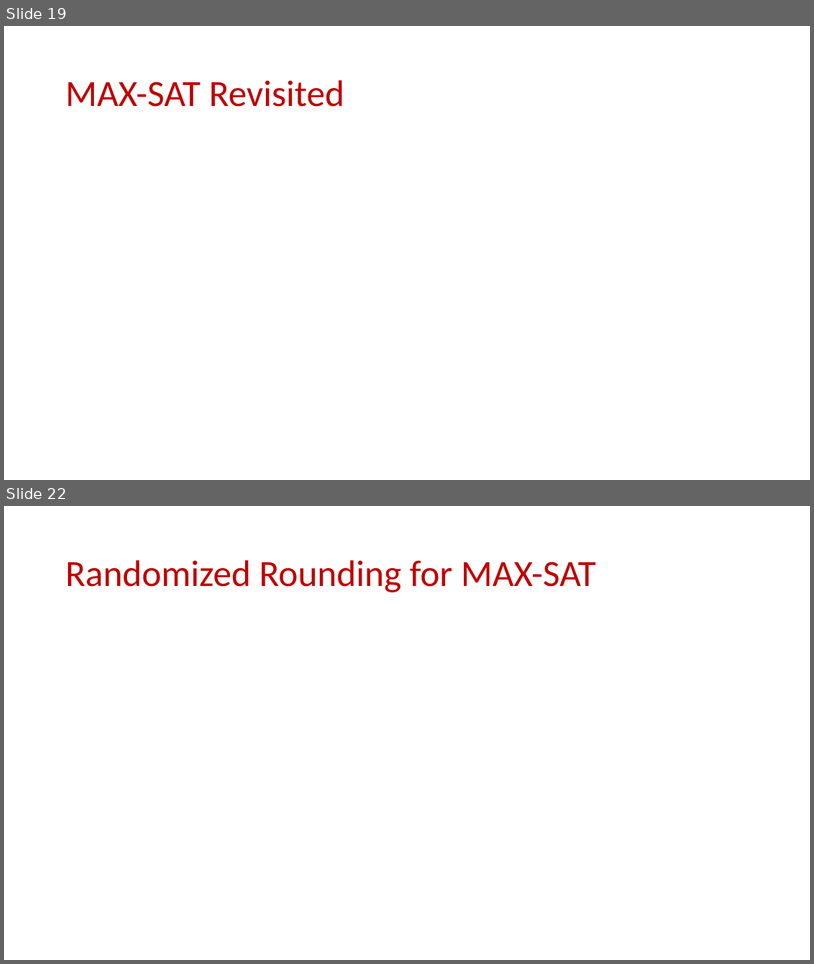
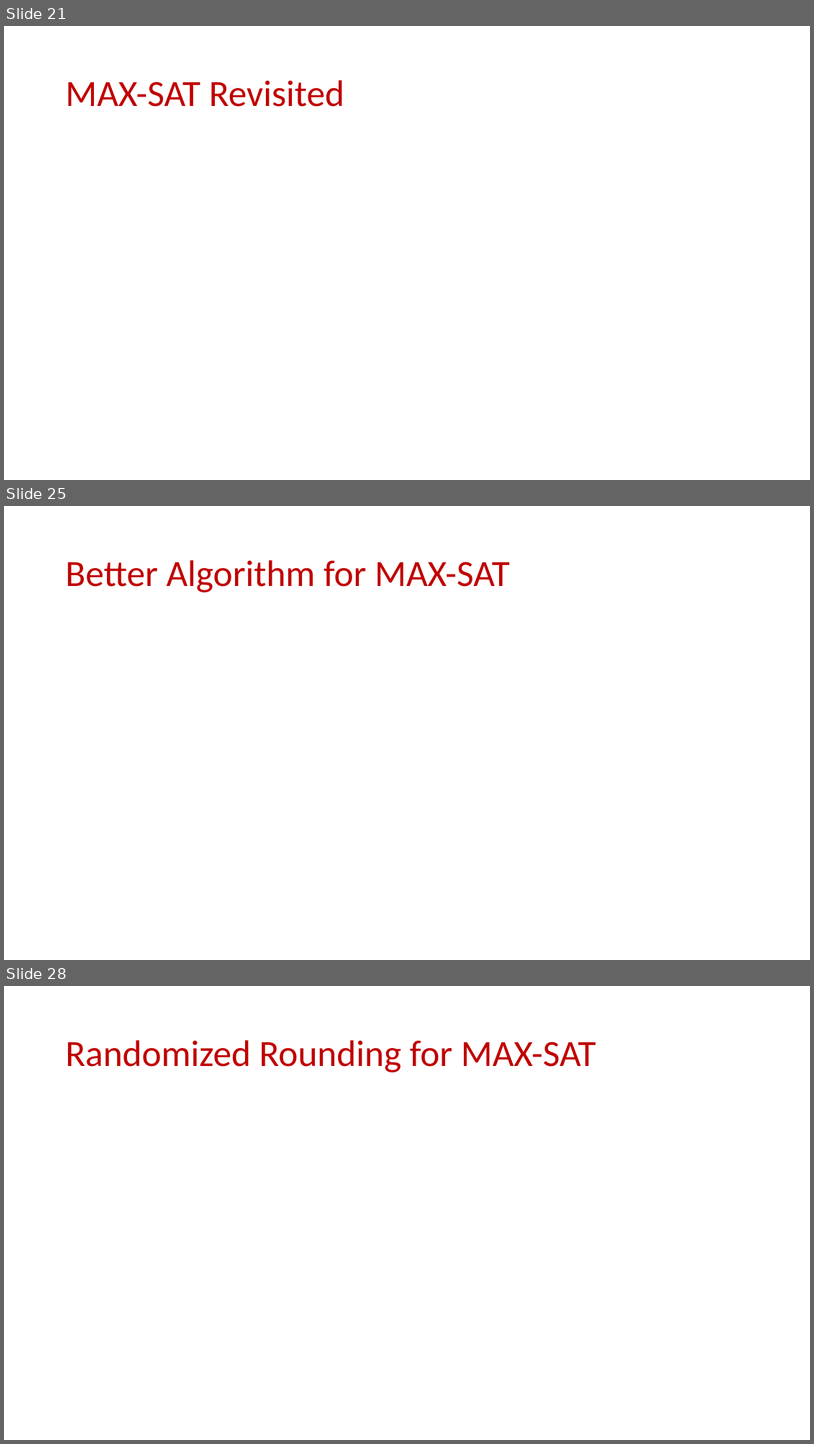
Before and after one commit to samsonzhou/samsonzhou.github.io, a slide deck: CSCE658-S24/L16.pptx. Shown one above the other, each under a label of ours: slides 19 and 22 before the commit, slides 21, 25 and 28 after it; the slides between them are not shown. The pictures are 814x964 and 814x1444 pixels, drawn with LibreOffice and Linux fonts; fonts in the diff are those of the drawing; grey boxes stand for pictures. Boxes give left, top, right and bottom in pixels: in the first picture for what was removed or moved away, otherwise in the second. Text is boxed around its words. In the diff, an @@ line names an element or a change of style, - is before the commit and + after.

```diff
--- a/CSCE658-S24/L16.pptx
+++ b/CSCE658-S24/L16.pptx
@@ slide 25 added at <box>4,506,810,960</box>, background #FFFFFF @@
@@ title added at <box>65,560,510,592</box>, 44 pt, text #C00000 @@
+Better Algorithm for MAX-SAT
@@ what was slide 19 is now slide 21 @@
@@ what was slide 22 is now slide 28 @@
```
Also in this commit, not shown: 5 other slides added, 1 other file.
